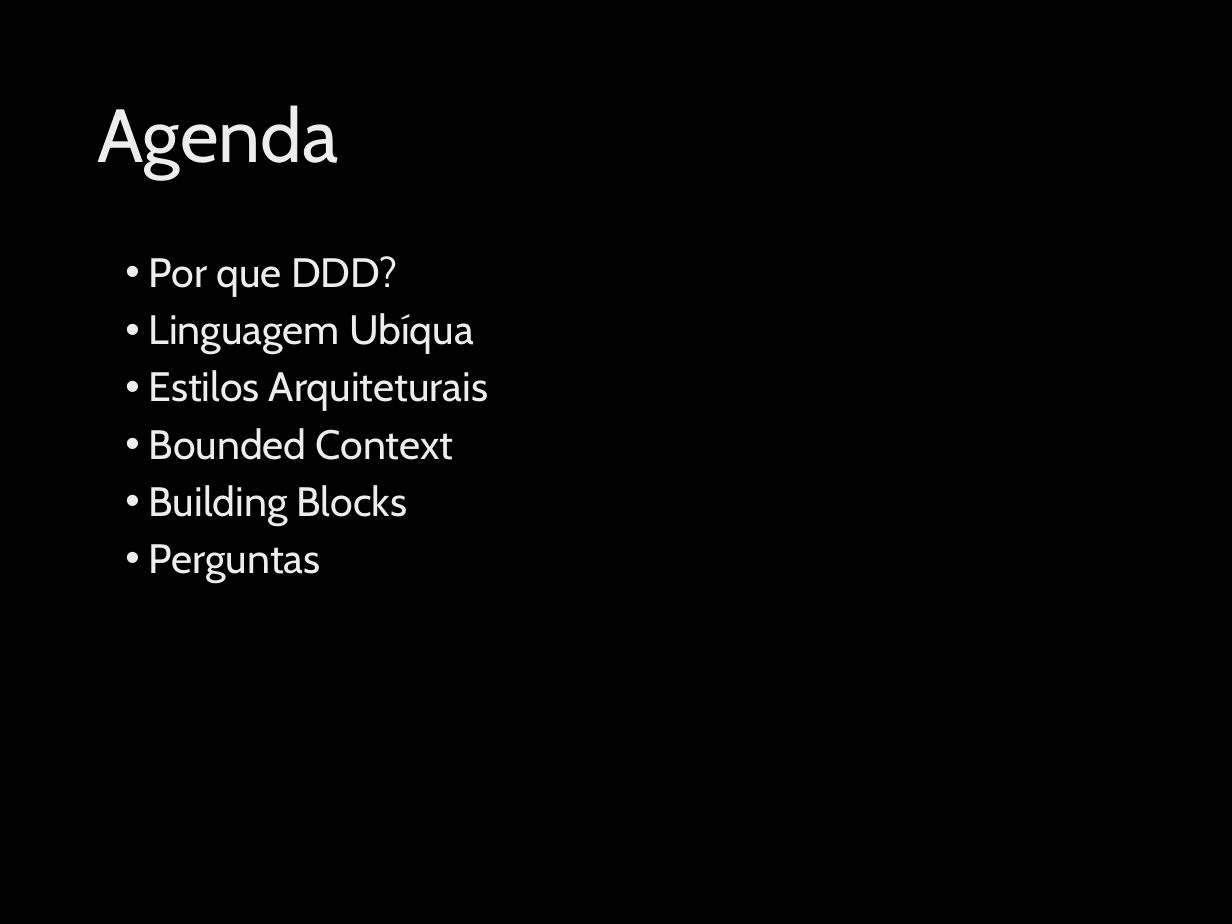
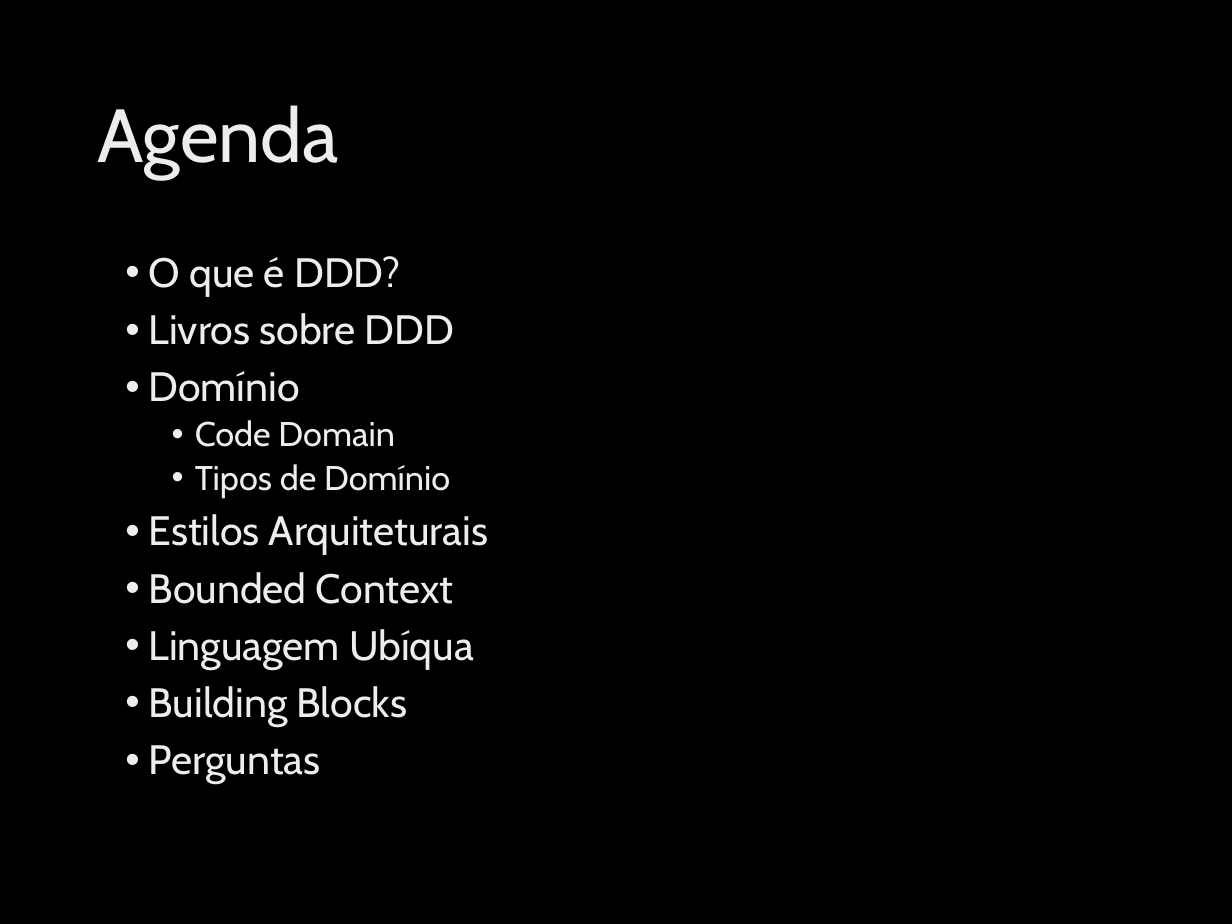
Before and after one commit to ivanpaulovich/event-sourcing-jambo, a slide deck: slide 2 of docs/Introdução ao Domain-Driven-Design (DDD).pptx. Drawn at 1232x924 pixels with LibreOffice and Linux fonts; fonts in the diff are those of the drawing; background and template pictures are left out. Boxes give left, top, right and bottom in pixels: in the first picture for what was removed or moved away, otherwise in the second. Text is boxed around its words. In the diff, an @@ line names an element or a change of style, - is before the commit and + after.

```diff
--- a/docs/Introdução ao Domain-Driven-Design (DDD).pptx
+++ b/docs/Introdução ao Domain-Driven-Design (DDD).pptx
@@ text at box(149, 256, 455, 498): text changed @@
-• Por que DDD?
-• Linguagem Ubíqua
+• O que é DDD?
+• Livros sobre DDD
+• Domínio
+  • Code Domain
+  • Tipos de Domínio
@@ text at box(149, 629, 474, 670): paragraph added @@
+• Linguagem Ubíqua
```
Also in this commit, not shown: 3 other slides changed, 12 slides added, 4 other files.
